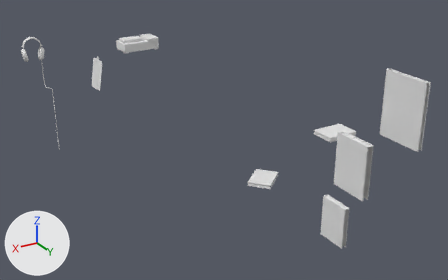
Two versions of the FBX model Assets/_Assets/Models/Background/BooksnFilms_01.fbx, one commit apart.
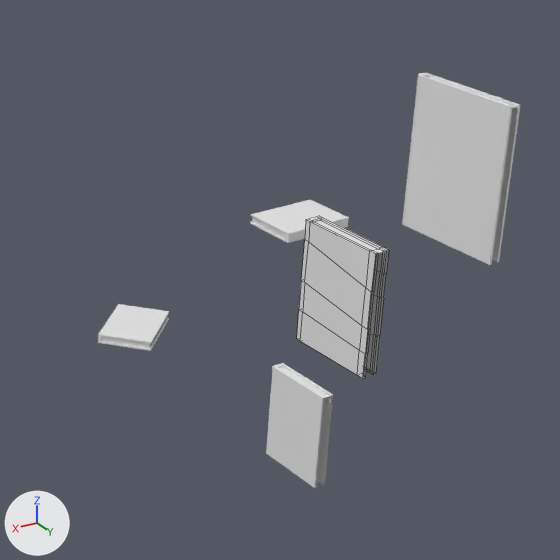
Old and new are each drawn whole from a 50 mm lens placed at (23.11, 36.01, 25.22), pointed at (3.15, 2.75, 8.58) and again close up on the part from 46% to 100% of the width and 13% to 100% of the height. Arrows for +X, +Y and +Z are at lower left; the lights stay in place. The older version's two pictures come first. The close-ups show mesh edges as thin lines. Materials are left out; every surface is plain grey. Where no turn or scale is listed for an object, it has been applied to the vertices.

Names of what the first close-up shows: 'book.01', 'book.02', 'book.03', 'book.04', 'tableBook'.
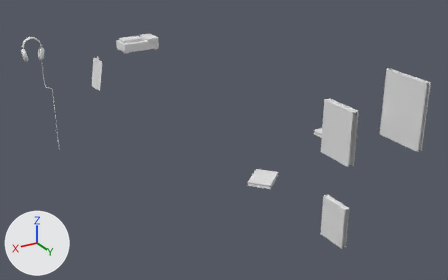
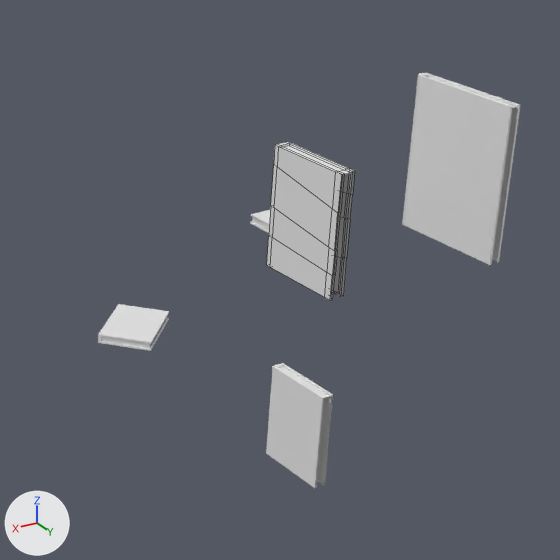
The change, as a diff of the scene's bpy script:
```diff
--- a/Assets/_Assets/Models/Background/BooksnFilms_01.fbx.py
+++ b/Assets/_Assets/Models/Background/BooksnFilms_01.fbx.py
@@ ob_book_02 @@
 ob_book_02 = bpy.data.objects.new('book.02', me_cube_114)
-ob_book_02.location = (3.84, 15.98, 12.26)
+ob_book_02.location = (3.84, 14.82, 13.58)
```

Where the change shows, as pixel boxes (x1, y1, x2, y2) in the close-ups (560 x 560 px):
'book.02', moved: before (297, 216, 389, 379); after (267, 142, 355, 300)
'book.04', unchanged, covered by the edit: before (250, 200, 349, 243); after (250, 210, 270, 233)
